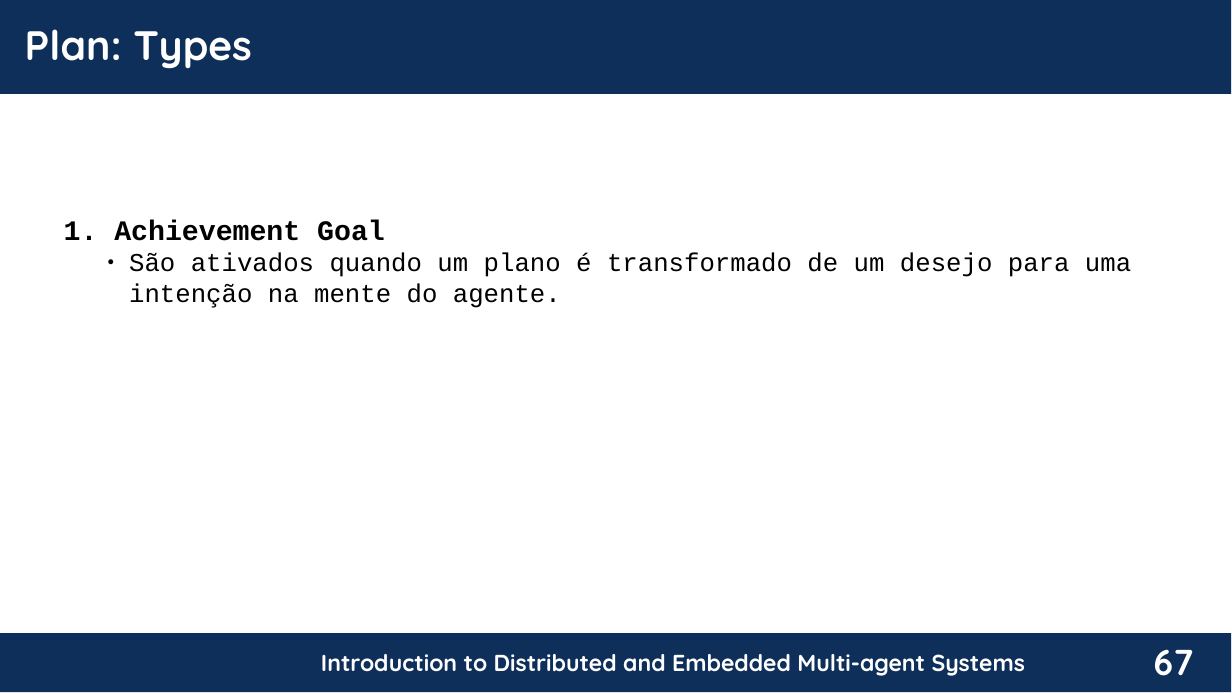
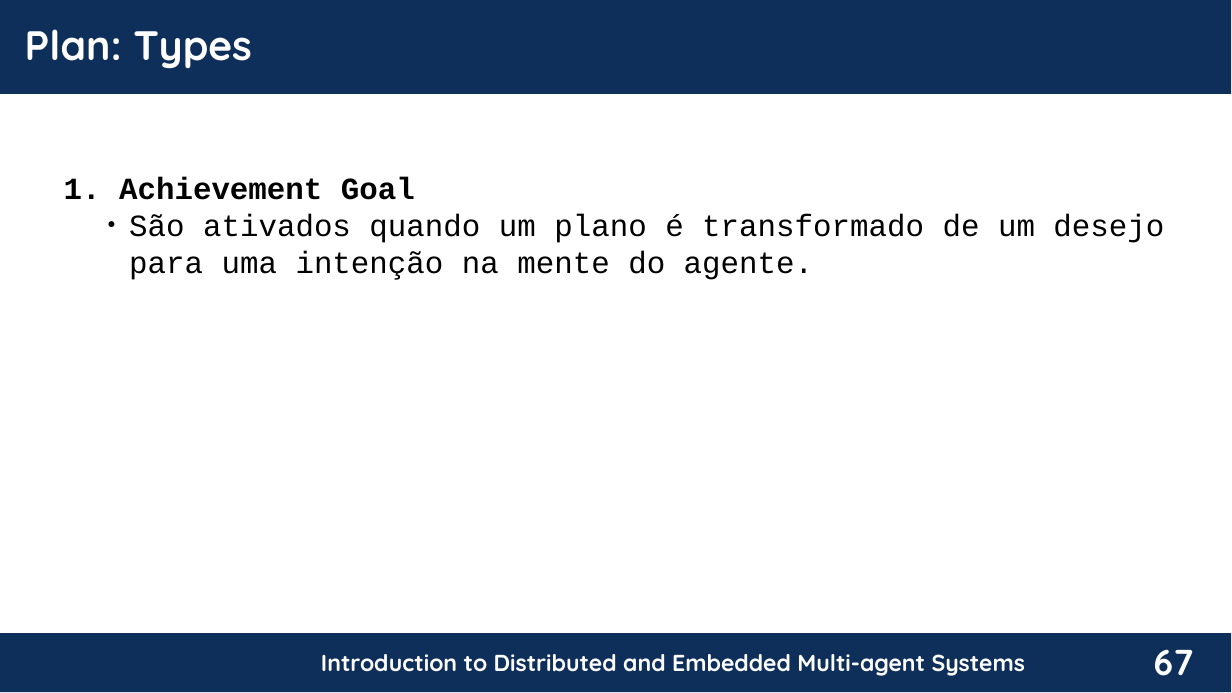
Before and after one commit to chon-group/distributedAndEmbeddedAI, a slide deck: slide 67 of course/08-GoalsAndPlans/08-GoalsAndPlans_20240503.odp. Drawn at 1232x693 pixels with LibreOffice and Linux fonts; fonts in the diff are those of the drawing; background and template pictures are left out. Boxes give left, top, right and bottom in pixels: in the first picture for what was removed or moved away, otherwise in the second. Text is boxed around its words. In the diff, an @@ line names an element or a change of style, - is before the commit and + after.

```diff
--- a/course/08-GoalsAndPlans/08-GoalsAndPlans_20240503.odp
+++ b/course/08-GoalsAndPlans/08-GoalsAndPlans_20240503.odp
@@ text "Achievement Goal" moved from (x1=114, y1=220, x2=1131, y2=308) to (x1=119, y1=177, x2=1164, y2=280) @@
@@ text "Achievement Goal" at (x1=119, y1=177, x2=1164, y2=280): size 22 to 24 pt in "Achievement Goal"; size 20 to 24 pt in "São ativados quando um plano é transformado ..." @@
```
Also in this commit, not shown: 16 other slides changed, 35 slides added.
